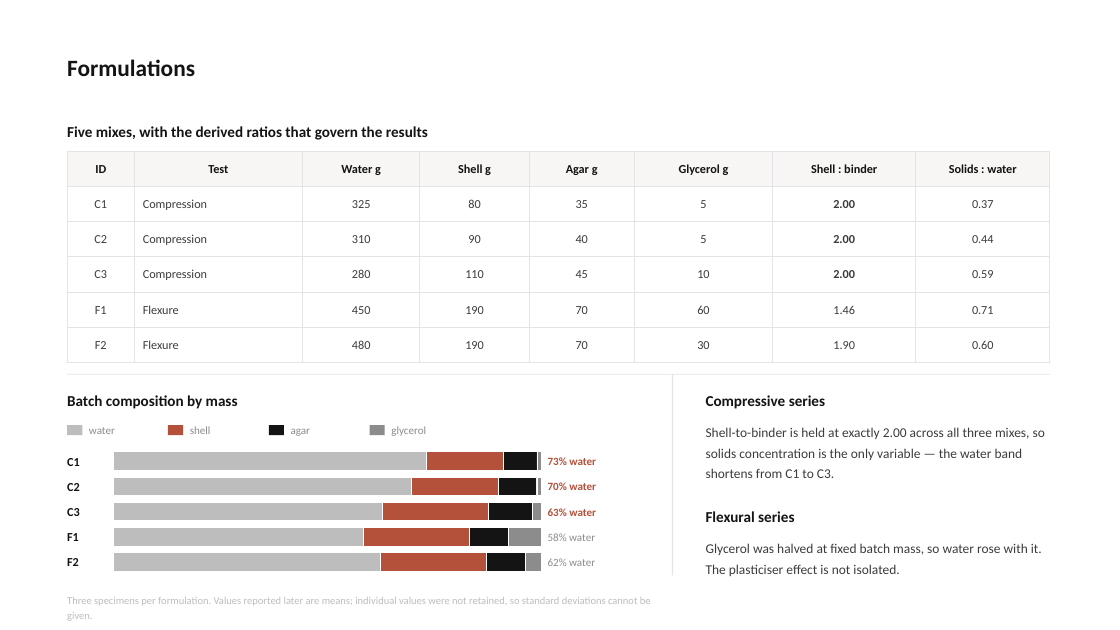
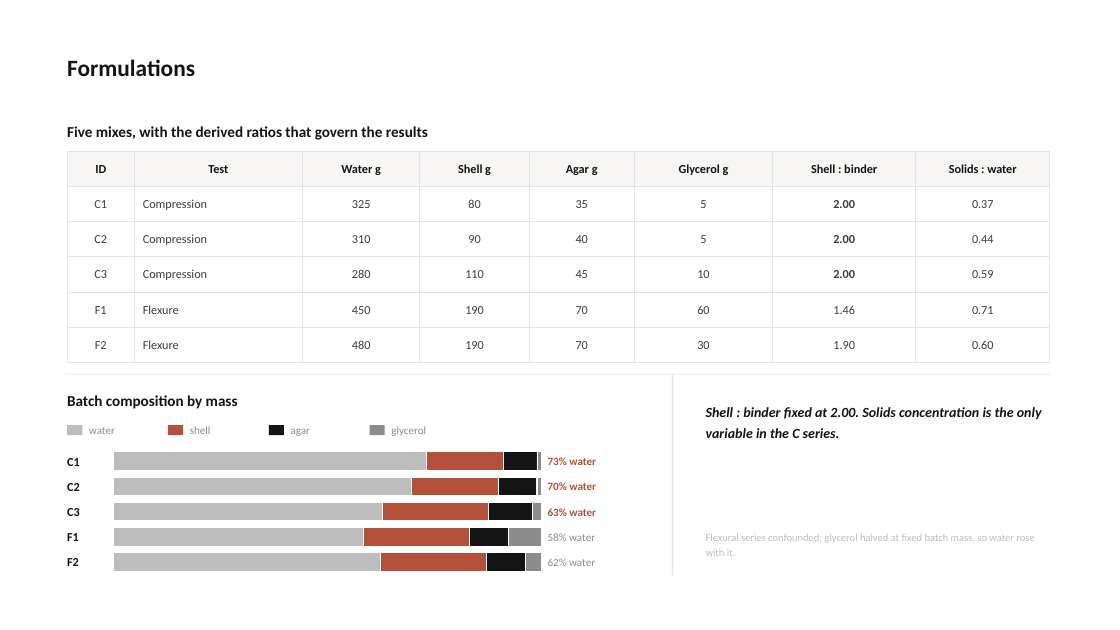
Before and after one commit to bunal91/sanat-ve-mekan, a slide deck: slide 14 of konferans-bildirisi/06-sunum/ICSMMEP26_Presentation_Unal.pptx (slide 15 before the commit). Drawn at 1120x630 pixels with LibreOffice and Linux fonts; fonts in the diff are those of the drawing. Boxes give left, top, right and bottom in pixels: in the first picture for what was removed or moved away, otherwise in the second. Text is boxed around its words. In the diff, an @@ line names an element or a change of style, - is before the commit and + after.

```diff
--- a/konferans-bildirisi/06-sunum/ICSMMEP26_Presentation_Unal.pptx
+++ b/konferans-bildirisi/06-sunum/ICSMMEP26_Presentation_Unal.pptx
@@ text at (x1=706, y1=407, x2=1042, y2=438): text changed; size 11.5 to 12 pt; text colour #3C3C3C to #141414; bold on; italic on @@
-Shell-to-binder is held at exactly 2.00 across all three mixes, so solids concentration is the only variable — the water band shortens from C1 to C3.
+Shell : binder fixed at 2.00. Solids concentration is the only variable in the C series.
@@ text removed at (x1=706, y1=395, x2=825, y2=409) @@
-Compressive series
@@ text at (x1=706, y1=534, x2=1034, y2=556): text changed; size 11.5 to 9 pt; text colour #3C3C3C to #BDBDBD @@
-Glycerol was halved at fixed batch mass, so water rose with it. The plasticiser effect is not isolated.
+Flexural series confounded: glycerol halved at fixed batch mass, so water rose with it.
@@ text removed at (x1=706, y1=511, x2=794, y2=522) @@
-Flexural series
@@ text removed at (x1=67, y1=597, x2=651, y2=621) @@
-Three specimens per formulation. Values reported later are means; individual values were not retained, so standard deviations cannot be given.
```
Also in this commit, not shown: 22 other slides changed, 1 slide removed, 6 other files.
